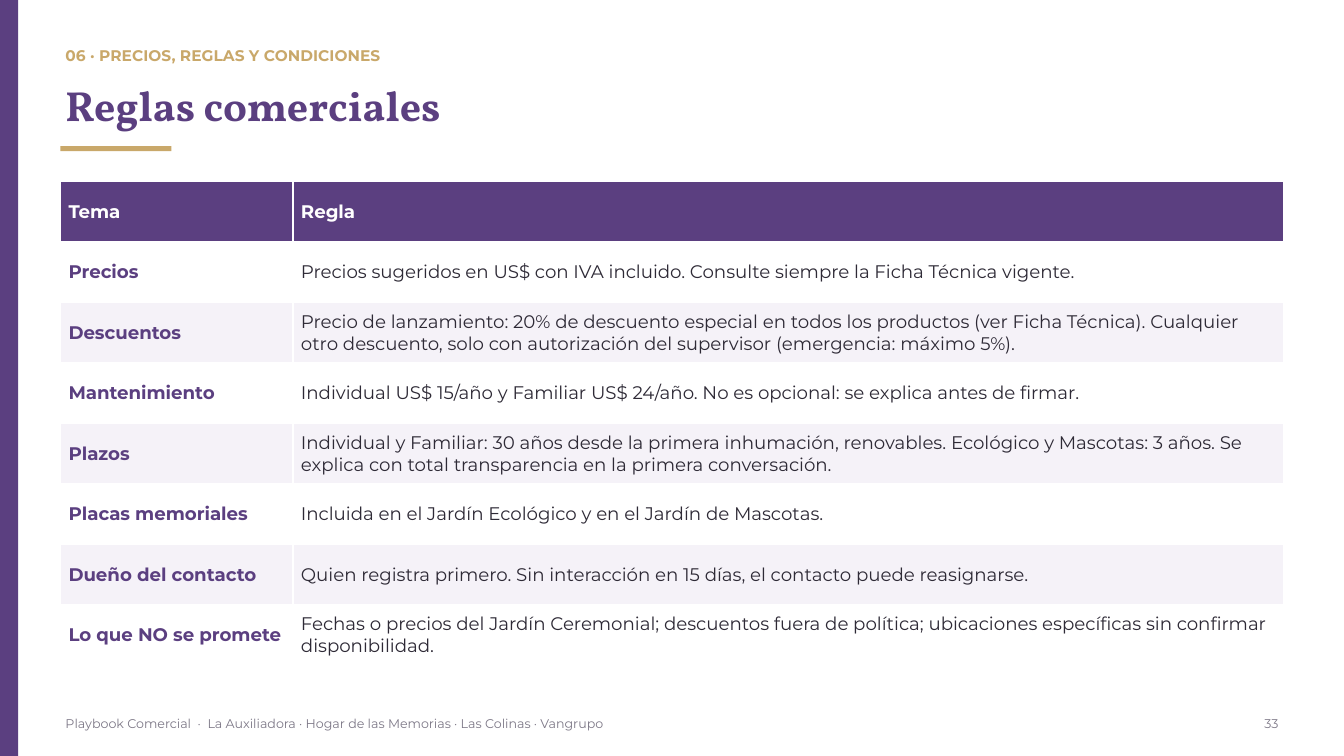
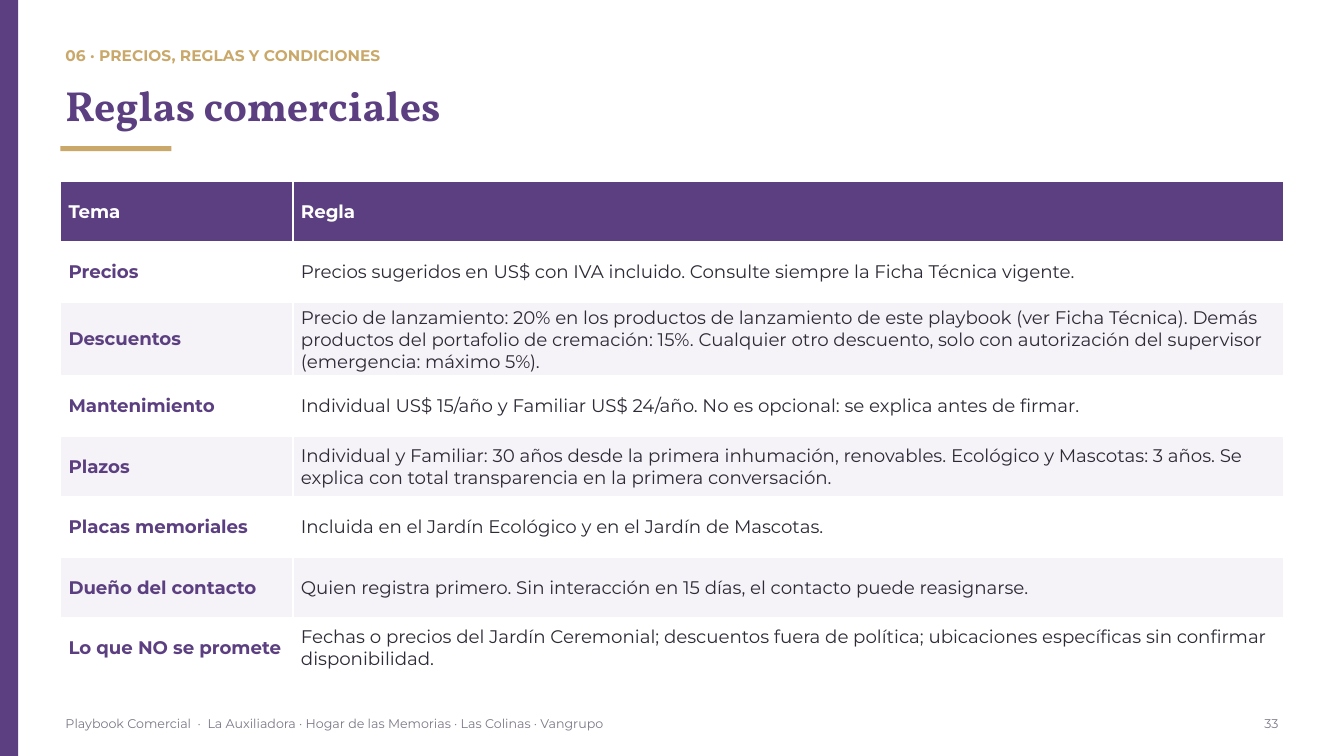
Before and after one commit to os267/teste, a slide deck: slide 33 of playbook/salida/Playbook_Comercial_Cremacion_Vangrupo.pptx. Drawn at 1344x756 pixels with LibreOffice and Linux fonts; fonts in the diff are those of the drawing. Boxes give left, top, right and bottom in pixels: in the first picture for what was removed or moved away, otherwise in the second. Text is boxed around its words. In the diff, an @@ line names an element or a change of style, - is before the commit and + after.

```diff
--- a/playbook/salida/Playbook_Comercial_Cremacion_Vangrupo.pptx
+++ b/playbook/salida/Playbook_Comercial_Cremacion_Vangrupo.pptx
@@ table at (x1=60, y1=181, x2=1285, y2=673) @@
-row 3, column 2: Precio de lanzamiento: 20% de descuento especial en todos los productos (ver Ficha Técnica). Cualquier otro descuento, solo con autorización del supervisor (emergencia: máximo 5%).
+row 3, column 2: Precio de lanzamiento: 20% en los productos de lanzamiento de este playbook (ver Ficha Técnica). Demás productos del portafolio de cremación: 15%. Cualquier otro descuento, solo con autorización del supervisor (emergencia: máximo 5%).
```
Also in this commit, not shown: 5 other files.
